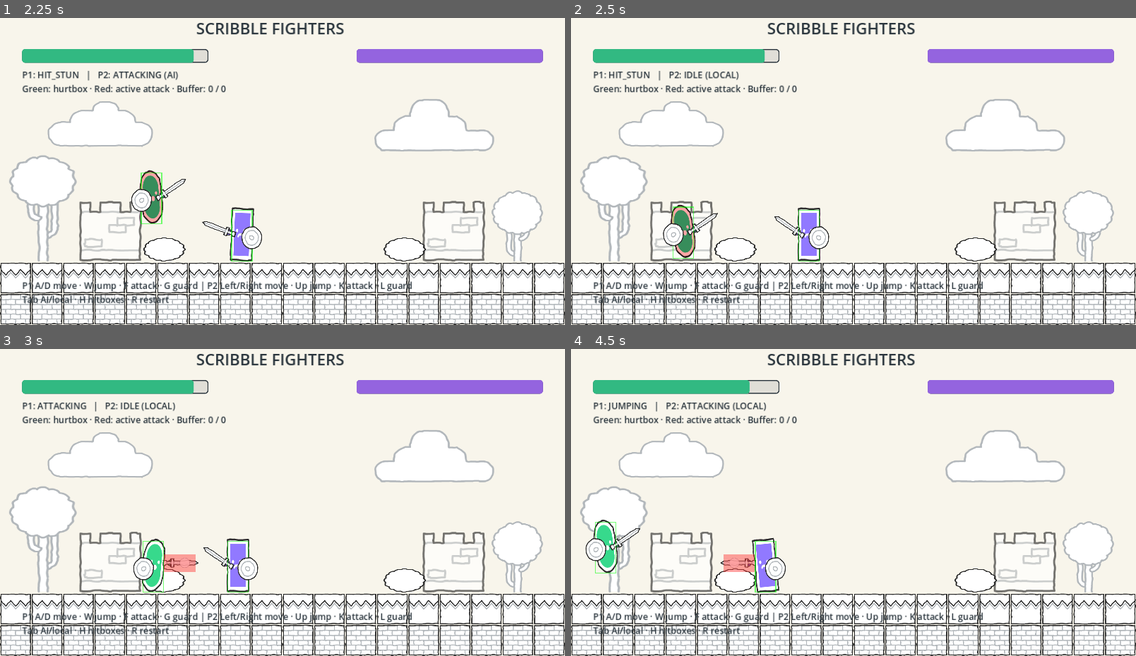
Above: before the commit, frames 1-4 (two rows, left to right).
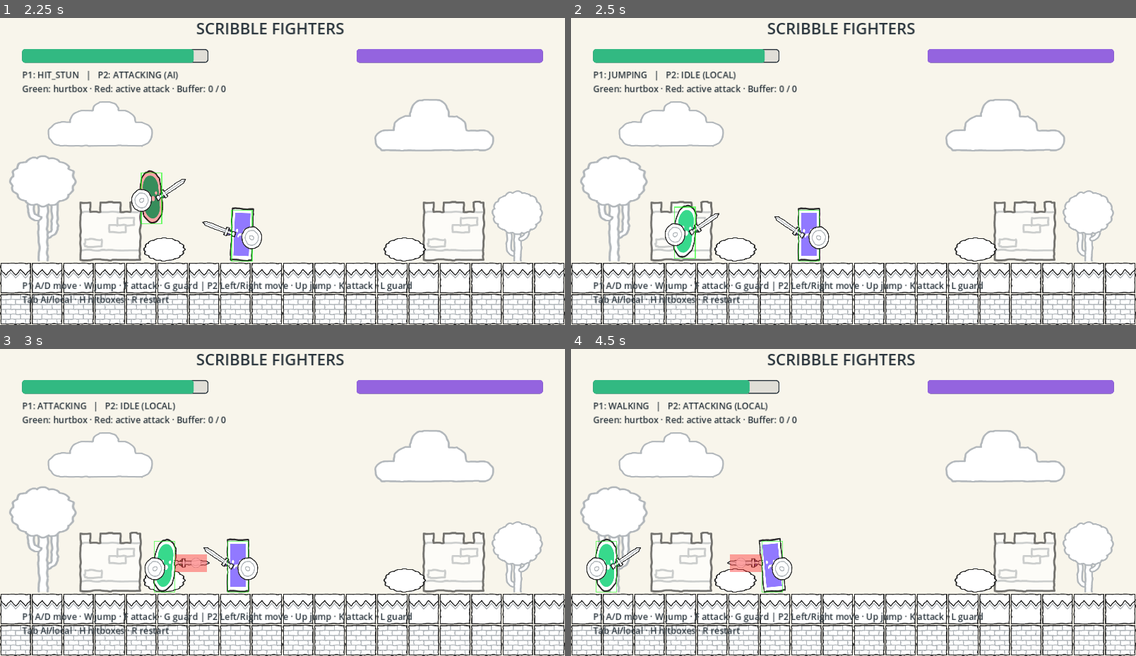
Above: after the commit, the same moments.

Repository: fiveft55/BIX322-FigntinGame
Game: Godot game, scene res://scenes/arena.tscn
The game is run twice, just before and just after one commit, with the same random seed, the same clock (stepped at 60 frames per second) and the same inputs.
Inputs:
- Up to frame 1 (2.25 s): hold D (p1_right) 0.53-1.28 s; tap Tab (ai) at 0.6, 1.35 s; tap W (p1_jump) at 0.77, 1.52 s; hold A (p1_left) 1.28-2.03 s; hold D (p1_right) from 2.03 s (still down); tap H (boxes) at 2.1 s
- Up to frame 2 (2.5 s): keep holding D (p1_right); tap Tab (ai) at 2.3 s
- Up to frame 3 (3 s): keep holding D (p1_right); tap F (p1_attack) at 2.85 s
- Up to frame 4 (4.5 s): tap W (p1_jump) at 3.02, 3.77 s; tap Tab (ai) at 3.05, 3.8 s; release D (p1_right) at 3.53 s; hold A (p1_left) from 3.53 s (still down); tap G (p1_block) at 3.6 s; tap K (p2_attack) at 4.35 s

Frame 1 is identical in both runs. In frame 2, 1.1% of the frame differs, in the area x 6-30%, y 17-79%; in frame 3, 1.0%; in frame 4, 2.1%, in the area x 2-40%, y 17-80%.

Commit message:
Reduce hit and parry stun to 0.4 seconds

Diff:
--- a/scripts/game_settings.gd
+++ b/scripts/game_settings.gd
@@ -23,19 +23,19 @@
 const BLOCK_DAMAGE := 1
 const BLOCK_STUN_FRAMES := 8
 const HIT_PUSH := 180.0 # Default travel distance on an unblocked hit, pixels.
-const HIT_STUN_SECONDS := 0.5 # Minimum unblocked stun; attacks can specify longer.
+const HIT_STUN_SECONDS := 0.4 # Minimum unblocked stun; attacks can specify longer.
 const KNOCKBACK_SECONDS := 0.3 # Travel completes before the stun wears off.
 const HIT_JUMP_SPEED := 260.0 # Default upward hit launch, pixels per second.
 const BLOCK_PUSH := 8.0
 const PARRY_PUSH := 120.0 # Attacker recoil distance after a front block.
-const PARRY_STUN_SECONDS := 0.5
+const PARRY_STUN_SECONDS := 0.4
 const AI_APPROACH_DISTANCE := 105.0
 const AI_ATTACK_DISTANCE := 145.0
 const AI_ATTACK_INTERVAL := 0.6
 const ATTACKS := [
 	{"startup": 6, "active": 4, "recovery": 13, "damage": 8, "stun": 18, "reach": 64.0},
 	{"startup": 7, "active": 4, "recovery": 14, "damage": 10, "stun": 21, "reach": 72.0},
-	{"startup": 10, "active": 5, "recovery": 22, "damage": 16, "stun": 27, "reach": 90.0}
+	{"startup": 10, "active": 5, "recovery": 22, "damage": 16, "stun": 24, "reach": 90.0}
 ]
 ## Physical keyboard keys. Restart the game after editing. Avoid duplicates.
 const KEYS := {
--- a/tests/knockback_test.gd
+++ b/tests/knockback_test.gd
@@ -53,19 +53,19 @@
 	check(target.velocity == Vector2.ZERO and target.knockback_remaining == 0, "Reset clears knockback momentum")
 	target.hit_push_distance = GameSettings.HIT_PUSH
 	target.receive_hit(GameSettings.ATTACKS[0], attacker)
-	check(target.stun_remaining == 30, "Default stun lasts half a second at 60 Hz")
+	check(target.stun_remaining == 24, "Default stun lasts 0.4 seconds at 60 Hz")
 	Input.action_press("p1_left")
 	target.buffer.push(&"attack")
 	target.buffer.push(&"jump")
 	for frame in range(18):
 		target.tick(1.0 / 60)
 	check(is_equal_approx(target.position.x, 680), "Stronger default knockback travels 180 pixels")
-	for frame in range(11):
+	for frame in range(5):
 		target.tick(1.0 / 60)
-	check(target.state == Fighter.State.HIT_STUN and target.stun_remaining == 1, "Movement, attack, and jump cannot interrupt half-second stun")
+	check(target.state == Fighter.State.HIT_STUN and target.stun_remaining == 1, "Movement, attack, and jump cannot interrupt 0.4-second stun")
 	check(is_equal_approx(target.position.x, 680), "Knockback stops while stun remains")
 	target.tick(1.0 / 60)
-	check(target.state == Fighter.State.IDLE, "Stun ends after the thirtieth tick")
+	check(target.state == Fighter.State.IDLE, "Stun ends after the twenty-fourth tick")
 	Input.action_release("p1_left")
 	target.reset_fighter(500)
 	target.hit_stun_seconds = 0.75
@@ -81,7 +81,7 @@
 	target.change_state(Fighter.State.BLOCKING)
 	target.receive_hit(GameSettings.ATTACKS[0], attacker)
 	check(attacker.state == Fighter.State.HIT_STUN and attacker.hitbox == null, "Front block parries and interrupts the attacker")
-	check(attacker.health == GameSettings.MAX_HEALTH and attacker.stun_remaining == 30, "Parry deals no damage and stuns for half a second")
+	check(attacker.health == GameSettings.MAX_HEALTH and attacker.stun_remaining == 24, "Parry deals no damage and stuns for 0.4 seconds")
 	for frame in range(18):
 		attacker.tick(1.0 / 60)
 	check(is_equal_approx(attacker.position.x, 280), "Parry pushes attacker away by editable distance")
Not shown, changed: CODE_GUIDE.md
Not shown, changed: README.md
Not shown, changed: SCENE_GUIDE.md
